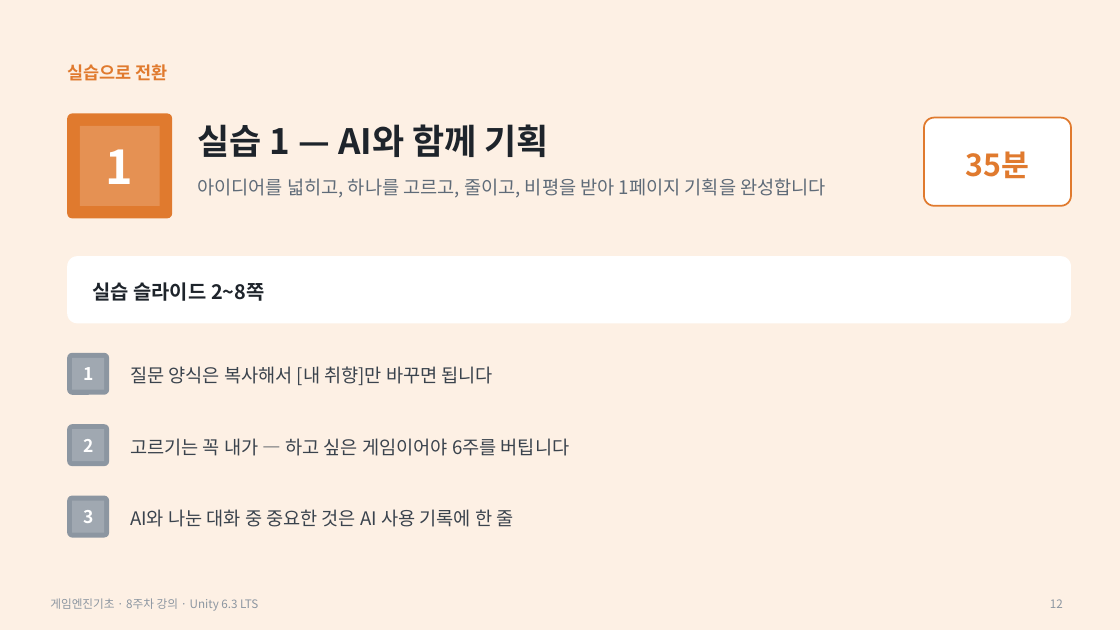
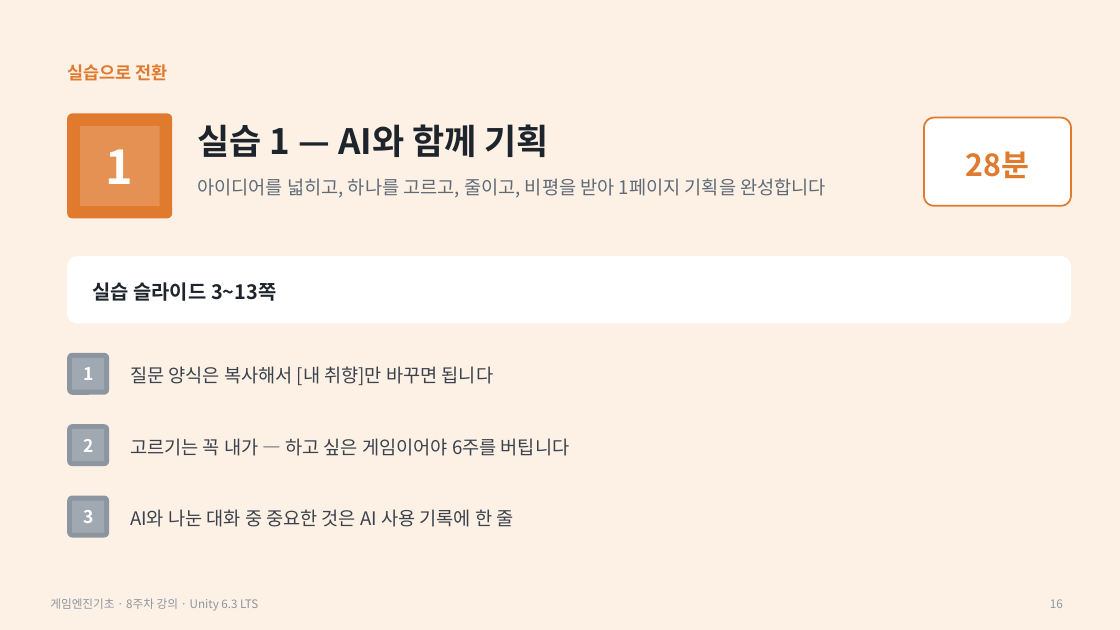
Before and after one commit to iplay-garden/game-engine-basics, a slide deck: slide 16 of 8주차/한국어/게임엔진기초_8주차_오프라인_강의슬라이드.pptx (slide 12 before the commit). Drawn at 1120x630 pixels with LibreOffice and Linux fonts; fonts in the diff are those of the drawing. Boxes give left, top, right and bottom in pixels: in the first picture for what was removed or moved away, otherwise in the second. Text is boxed around its words. In the diff, an @@ line names an element or a change of style, - is before the commit and + after.

```diff
--- a/8주차/한국어/게임엔진기초_8주차_오프라인_강의슬라이드.pptx
+++ b/8주차/한국어/게임엔진기초_8주차_오프라인_강의슬라이드.pptx
@@ text at box(966, 151, 1030, 179): text changed @@
-35분
+28분
@@ text at box(92, 282, 276, 301): text changed @@
-실습 슬라이드 2~8쪽
+실습 슬라이드 3~13쪽
@@ page number at box(1050, 599, 1063, 608): text changed @@
-12
+16
```
Also in this commit, not shown: 3 other slides changed, 5 slides added, 3 other files.
